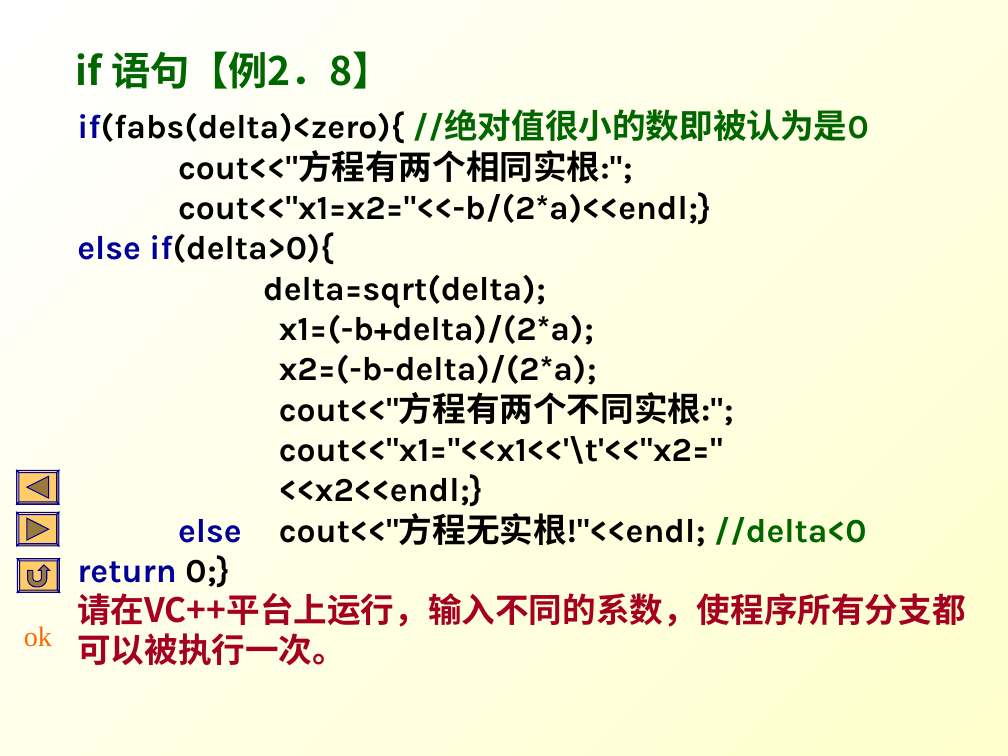
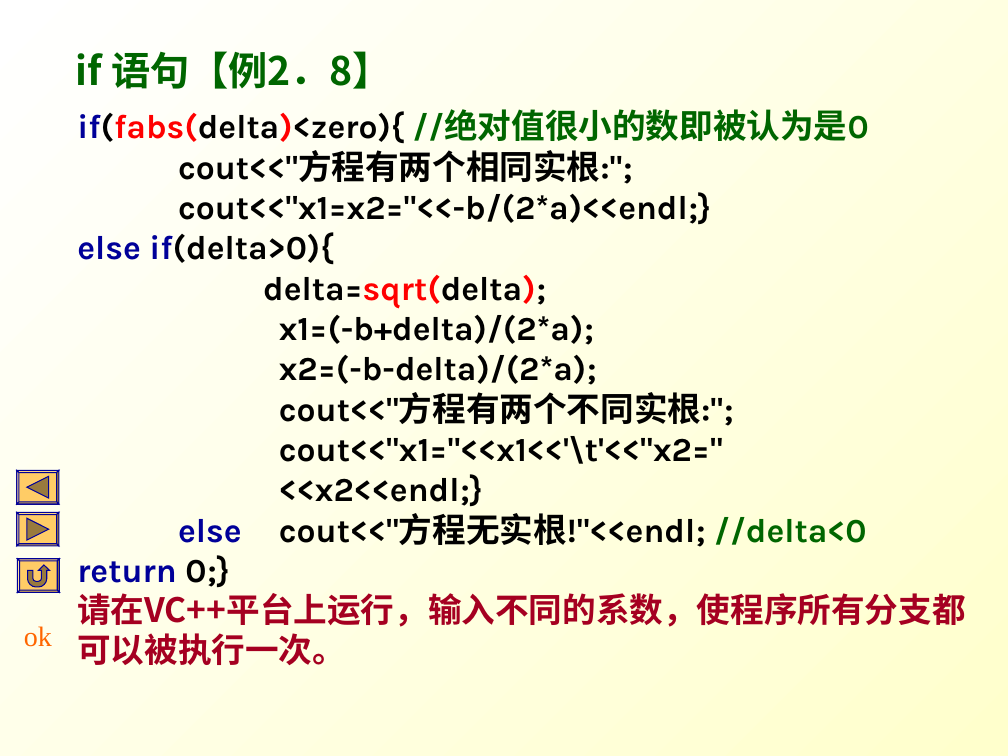
Before and after one commit to Changhe160/Changhe160.github.io, a slide deck: slide 65 of teachingRes/Cplusplus/unit02控制结构.ppt (slide 66 before the commit). Drawn at 1008x756 pixels with LibreOffice and Linux fonts; fonts in the diff are those of the drawing. Boxes give left, top, right and bottom in pixels: in the first picture for what was removed or moved away, otherwise in the second. Text is boxed around its words. In the diff, an @@ line names an element or a change of style, - is before the commit and + after.

```diff
--- a/teachingRes/Cplusplus/unit02控制结构.ppt
+++ b/teachingRes/Cplusplus/unit02控制结构.ppt
@@ text at [77, 109, 869, 308]: text colour #000000 to #FF0000 in "if(fabs(delta)<zero){", "delta=sqrt(delta);" @@
```
Also in this commit, not shown: 15 other slides changed, 1 slide removed, 1 other file.
